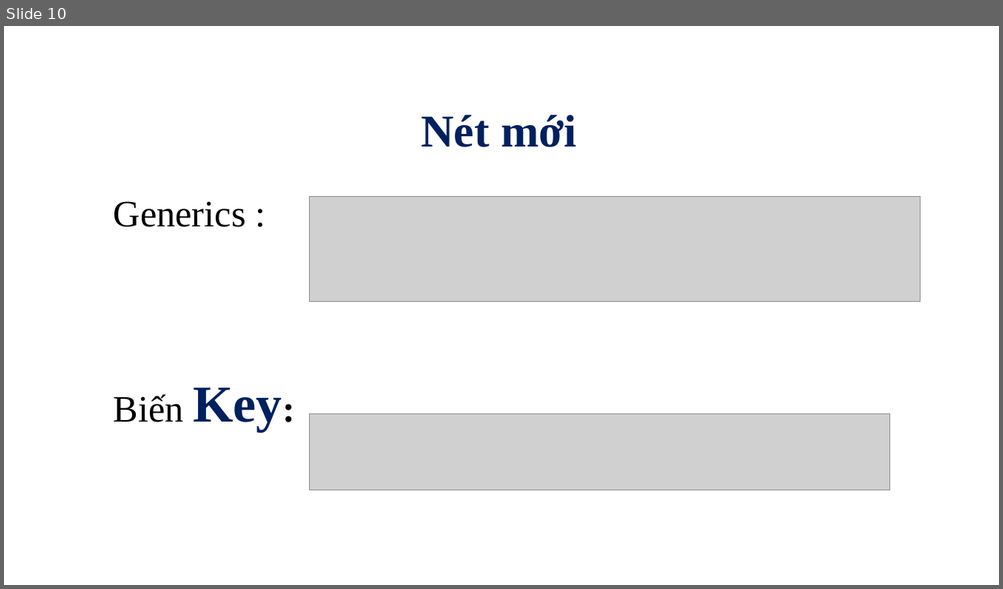
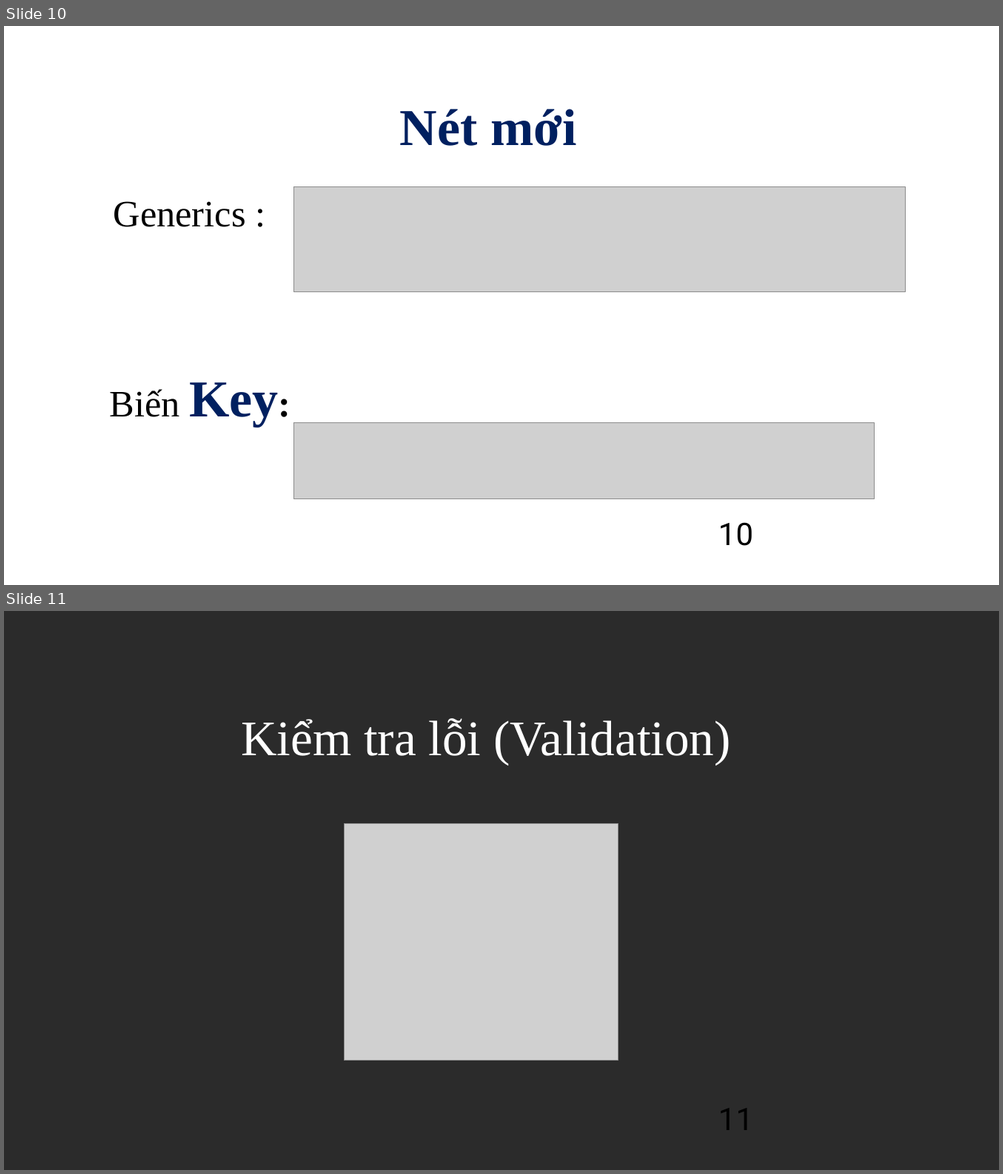
Before and after one commit to diennguyen99/-n-c-u-tr-c-d-li-u, a slide deck: DoAnCTDL.pptx. Shown one above the other, each under a label of ours: slide 10 before the commit, slides 10 and 11 after it. The pictures are 1003x589 and 1003x1174 pixels, drawn with LibreOffice and Linux fonts; fonts in the diff are those of the drawing; grey boxes stand for pictures; background and template pictures are left out; a plain dark background stands for a picture behind light text. Boxes give left, top, right and bottom in pixels: in the first picture for what was removed or moved away, otherwise in the second. Text is boxed around its words. In the diff, an @@ line names an element or a change of style, - is before the commit and + after.

```diff
--- a/DoAnCTDL.pptx
+++ b/DoAnCTDL.pptx
@@ slide 11 added at bbox=[4, 611, 999, 1170], background picture (left out) @@
@@ title added at bbox=[241, 718, 731, 765], 48 pt, text #FFFFFF @@
+Kiểm tra lỗi (Validation)
@@ picture added at bbox=[344, 823, 618, 1061] @@
@@ page number added at bbox=[718, 1109, 753, 1130], 30 pt, text #000000 @@
+11
@@ slide 10 changed as well @@
@@ title "Nét mới": place and size @@
-title "Nét mới" at bbox=[421, 115, 576, 147]
+title "Nét mới" at bbox=[400, 109, 576, 146]
@@ title "Nét mới" at bbox=[400, 109, 576, 146]: size 44 to 50 pt; alignment left to centre @@
@@ picture: place and size @@
-picture at bbox=[309, 196, 920, 302]
+picture at bbox=[294, 187, 905, 292]
@@ text "Biến Key:": place and size @@
-text "Biến Key:" at bbox=[114, 388, 282, 432]
+text "Biến Key:" at bbox=[110, 383, 278, 426]
@@ picture: place and size @@
-picture at bbox=[309, 414, 890, 491]
+picture at bbox=[294, 423, 875, 499]
@@ page number added at bbox=[718, 523, 753, 546], 30 pt, text #000000 @@
+10
```
Also in this commit, not shown: 10 other slides changed, 3 other slides added, 1 other file.
